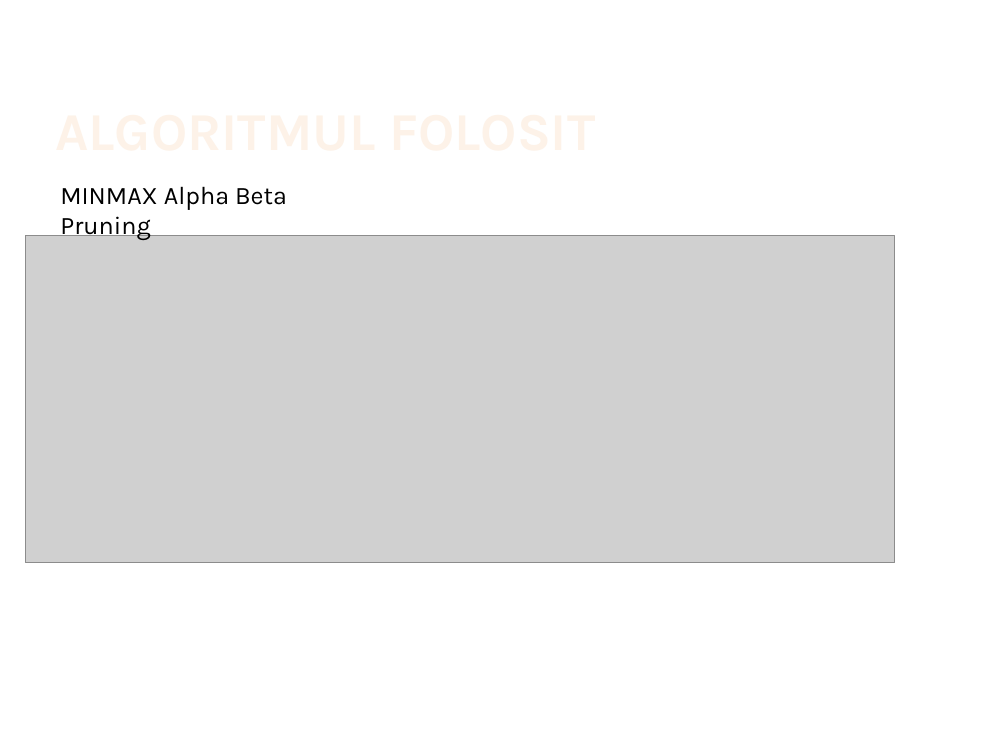
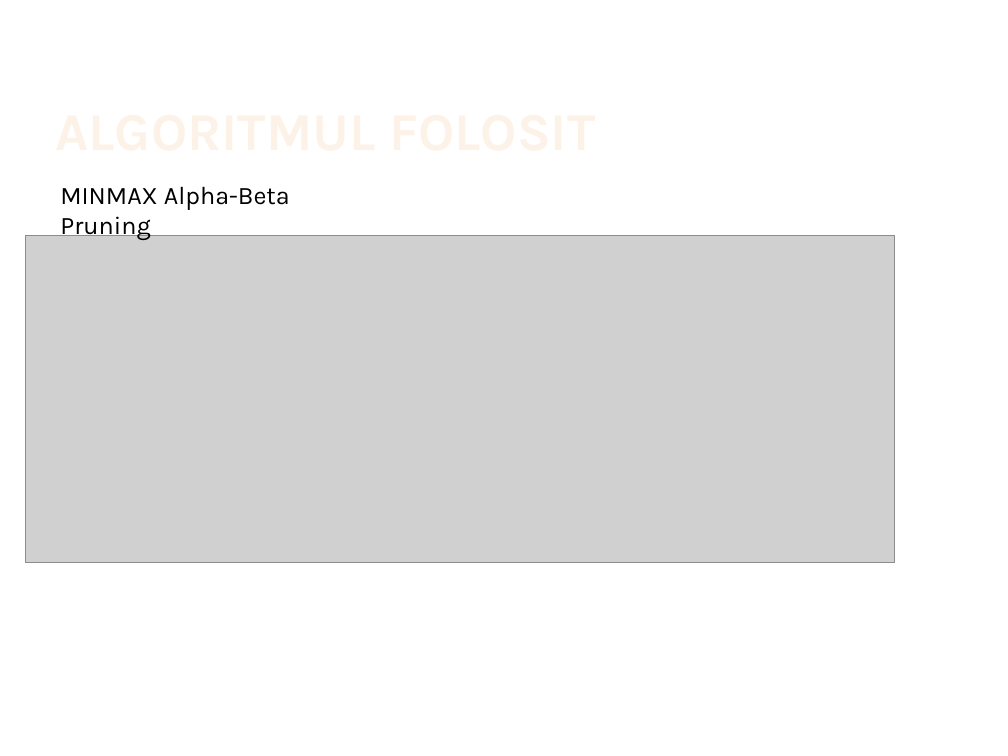
Before and after one commit to Aleexuta/PACMAN_MIN_MAX, a slide deck: slide 2 of Algoritmul minmax alpha beta pruning - Pacman.pptx. Drawn at 1008x756 pixels with LibreOffice and Linux fonts; fonts in the diff are those of the drawing; grey boxes stand for pictures; background and template pictures are left out. Boxes give left, top, right and bottom in pixels: in the first picture for what was removed or moved away, otherwise in the second. Text is boxed around its words. In the diff, an @@ line names an element or a change of style, - is before the commit and + after.

```diff
--- a/Algoritmul minmax alpha beta pruning - Pacman.pptx
+++ b/Algoritmul minmax alpha beta pruning - Pacman.pptx
@@ text at box(60, 186, 290, 241): text changed @@
-MINMAX Alpha Beta Pruning
+MINMAX Alpha-Beta Pruning
```
Also in this commit, not shown: 2 other slides changed, 2 slides added, 1 slide removed, 4 other files.
